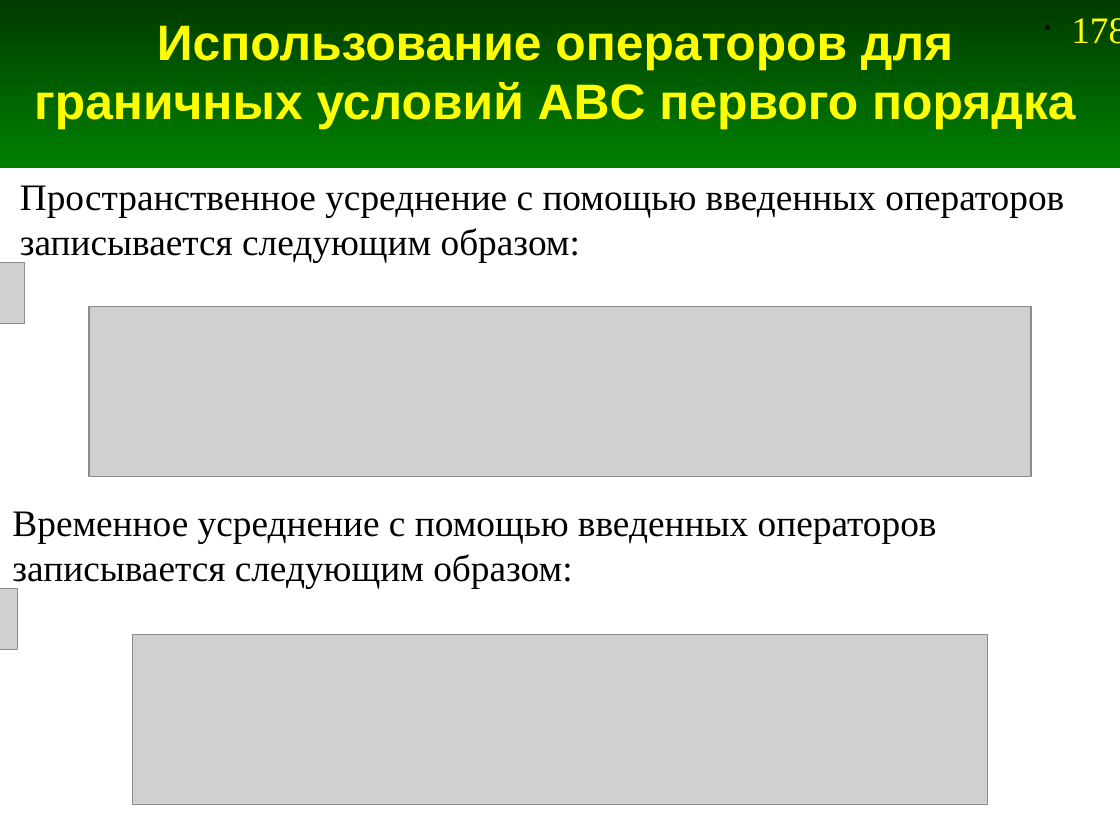
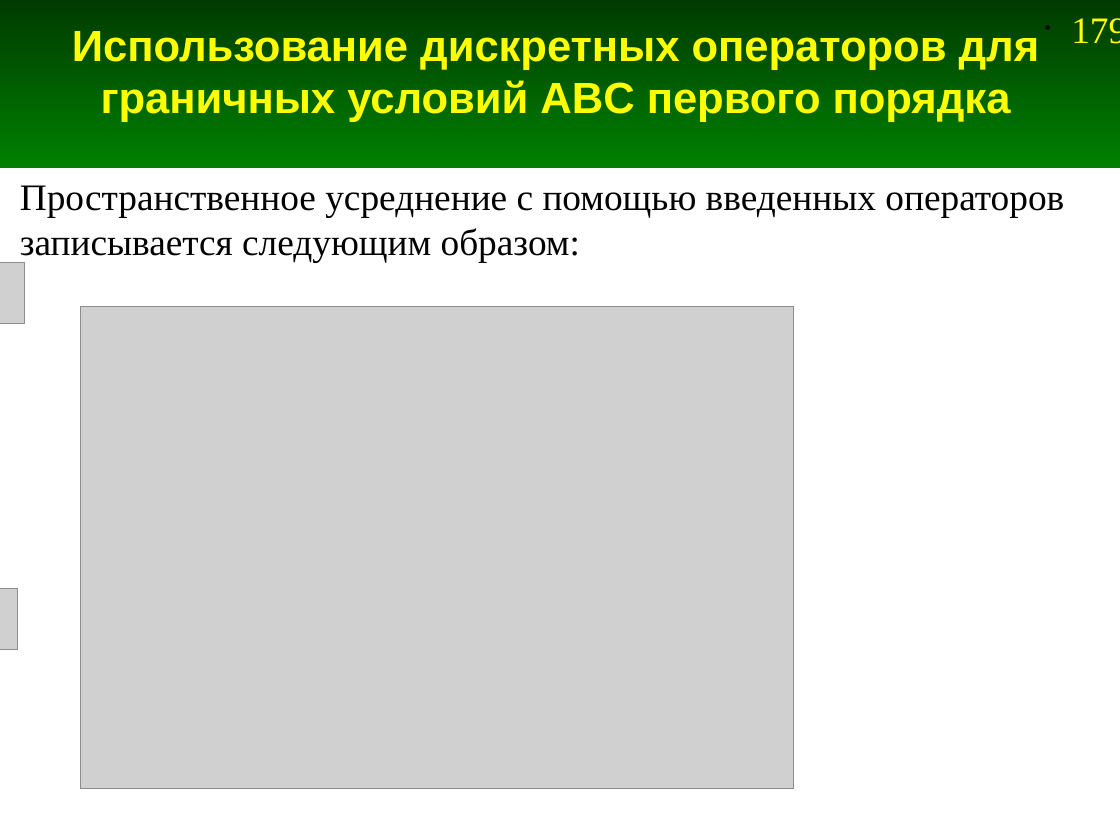
Before and after one commit to andris0147sv/modelling, a slide deck: slide 179 of presentations/2. FDTD.odp (slide 178 before the commit). Drawn at 1120x840 pixels with LibreOffice and Linux fonts; fonts in the diff are those of the drawing; grey boxes stand for pictures. Boxes give left, top, right and bottom in pixels: in the first picture for what was removed or moved away, otherwise in the second. Text is boxed around its words. In the diff, an @@ line names an element or a change of style, - is before the commit and + after.

```diff
--- a/presentations/2. FDTD.odp
+++ b/presentations/2. FDTD.odp
@@ page number at [1071,18,1120,44]: text changed @@
-• 178
+• 179
@@ title at [72,31,1040,122]: text changed; size 32 to 28 pt @@
-Использование операторов для граничных условий ABC первого порядка
+Использование дискретных операторов для граничных условий ABC первого порядка
@@ picture: place and size @@
-picture at [88,307,1030,476]
+picture at [81,307,794,790]
@@ text removed at [12,511,937,588] @@
-Временное усреднение с помощью введенных операторов
-записывается следующим образом:
@@ picture removed at [132,635,988,804] @@
```
Also in this commit, not shown: 10 other slides changed, 8 slides added, 1 slide removed, 8 other files.
